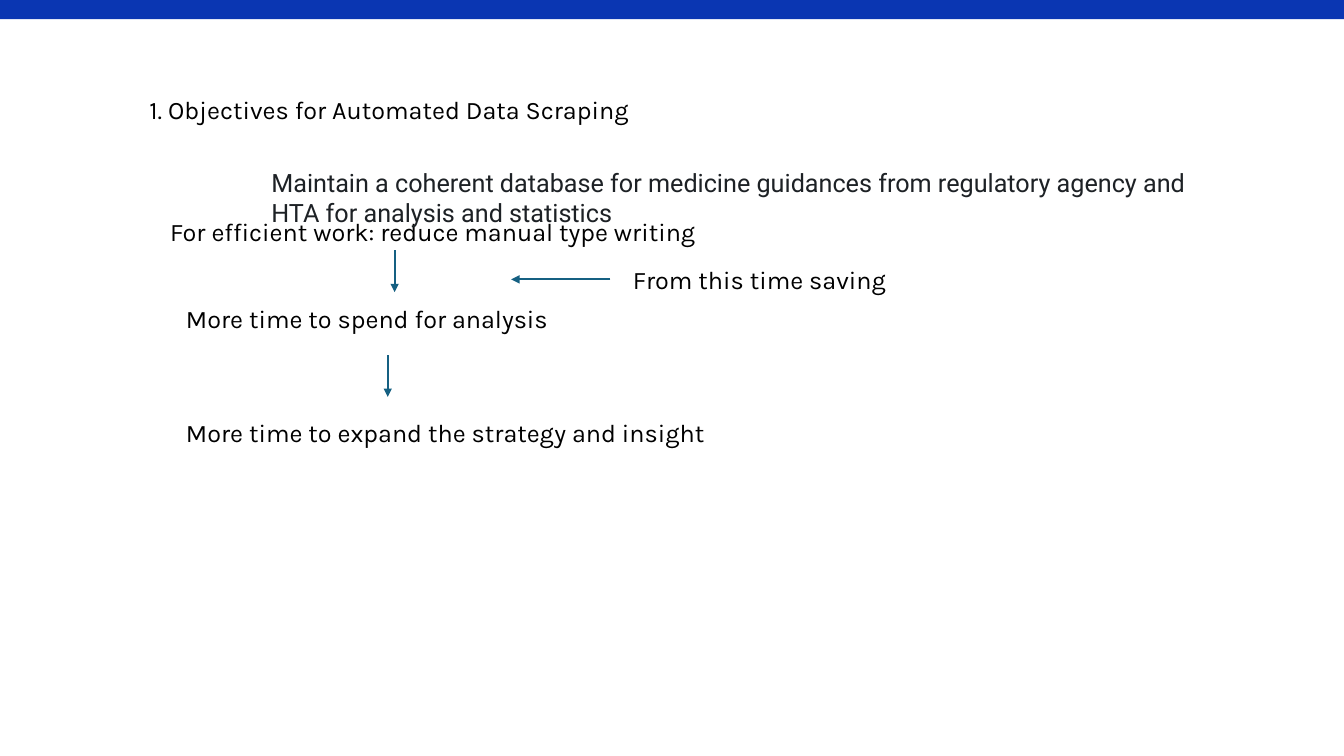
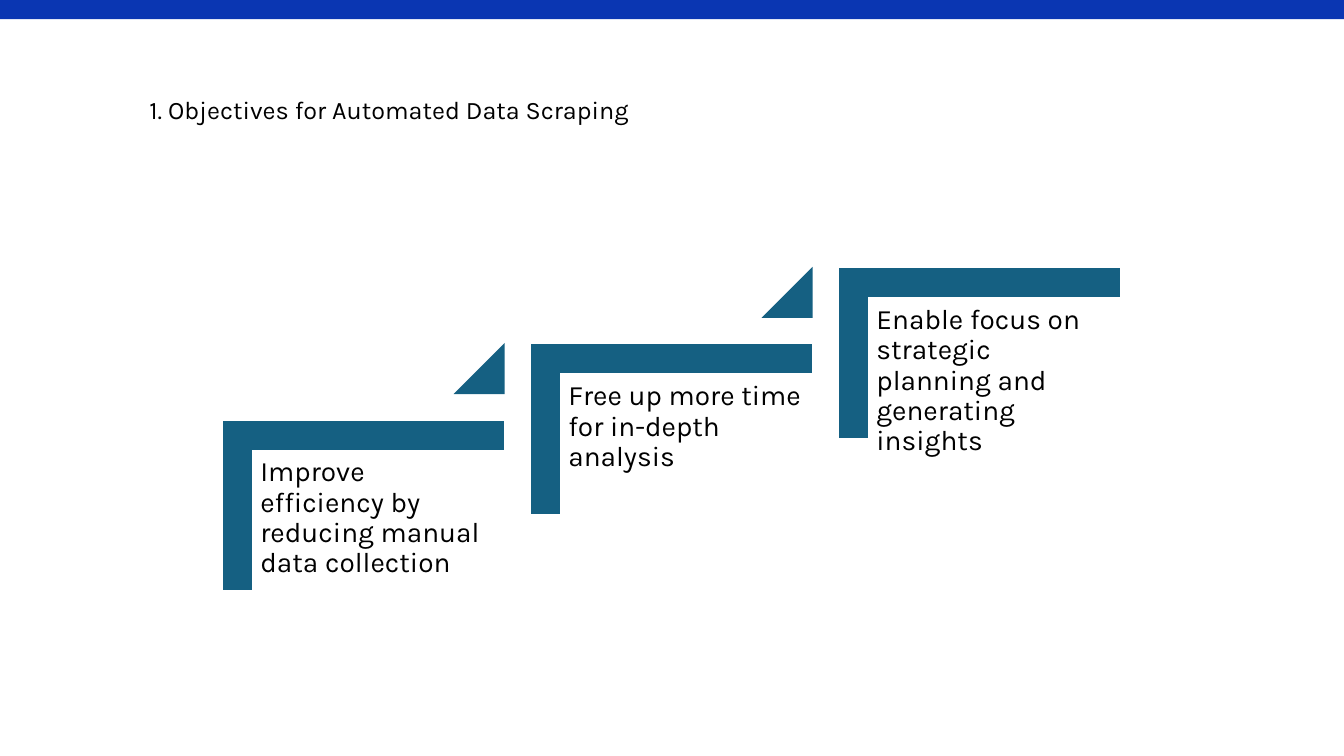
Before and after one commit to yumi-h-1/Automated-Data-Scraping-Project, a slide deck: slide 3 of Automated Data Scraping.pptx. Drawn at 1344x756 pixels with LibreOffice and Linux fonts; fonts in the diff are those of the drawing. Boxes give left, top, right and bottom in pixels: in the first picture for what was removed or moved away, otherwise in the second. Text is boxed around its words. In the diff, an @@ line names an element or a change of style, - is before the commit and + after.

```diff
--- a/Automated Data Scraping.pptx
+++ b/Automated Data Scraping.pptx
@@ text removed at (271, 173, 1185, 229) @@
-Maintain a coherent database for medicine guidances from regulatory agency and HTA for analysis and statistics
@@ text removed at (170, 219, 695, 248) @@
-For efficient work: reduce manual type writing
@@ arrow removed from (394, 250) to (394, 292) @@
@@ arrow removed from (611, 279) to (511, 279) @@
@@ text removed at (633, 271, 886, 295) @@
-From this time saving
@@ text removed at (186, 310, 548, 334) @@
-More time to spend for analysis
@@ group added at (225, 269, 1119, 589): 3 corners, 3 texts, 2 triangles @@
+Improve efficiency by reducing manual data collection
+Free up more time for in-depth analysis
+Enable focus on strategic planning and generating insights
@@ arrow removed from (388, 355) to (388, 397) @@
@@ text removed at (186, 424, 704, 449) @@
-More time to expand the strategy and insight
```
Also in this commit, not shown: 3 other files.
